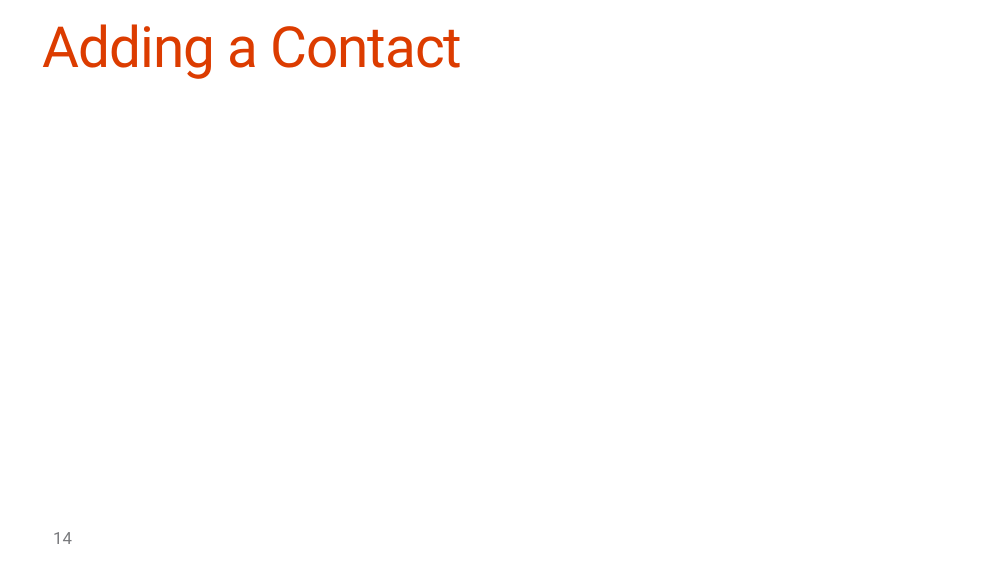
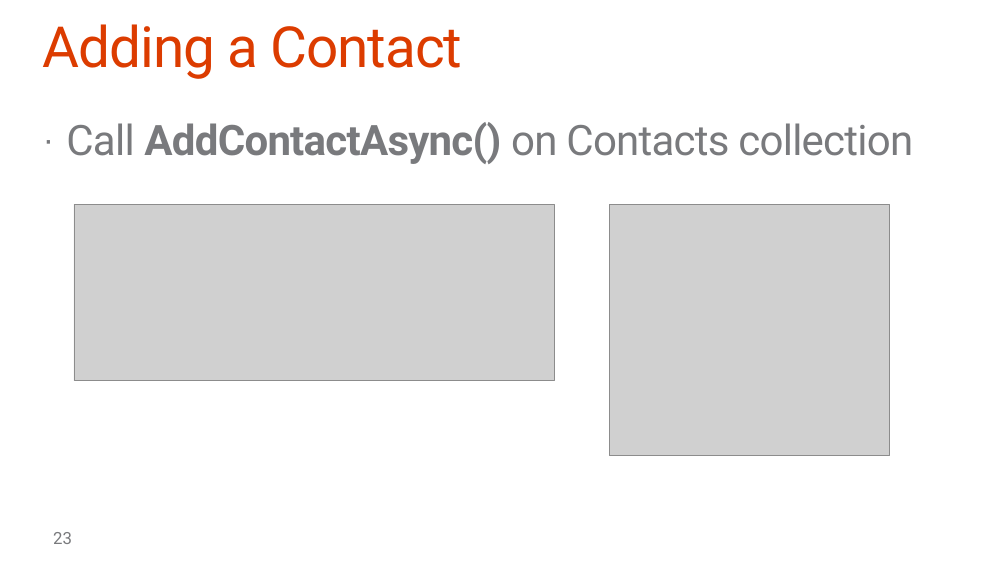
Before and after one commit to OfficeDev/TrainingContent, a slide deck: slide 23 of O3653-2 Deep Dive into Office 365 APIs for Calendar, Mail, and Contacts/O3653-2 Deep Dive into Office 365 APIs for Calendar, Mail, and Contacts.pptx (slide 14 before the commit). Drawn at 1008x567 pixels with LibreOffice and Linux fonts; fonts in the diff are those of the drawing; grey boxes stand for pictures; background and template pictures are left out. Boxes give left, top, right and bottom in pixels: in the first picture for what was removed or moved away, otherwise in the second. Text is boxed around its words. In the diff, an @@ line names an element or a change of style, - is before the commit and + after.

```diff
--- a/O3653-2 Deep Dive into Office 365 APIs for Calendar, Mail, and Contacts/O3653-2 Deep Dive into Office 365 APIs for Calendar, Mail, and Contacts.pptx
+++ b/O3653-2 Deep Dive into Office 365 APIs for Calendar, Mail, and Contacts/O3653-2 Deep Dive into Office 365 APIs for Calendar, Mail, and Contacts.pptx
@@ text added at <box>66,122,913,164</box>, 40 pt, text #797A7D @@
+· Call AddContactAsync() on Contacts collection
@@ picture added at <box>74,204,555,381</box> @@
@@ picture added at <box>609,204,890,456</box> @@
@@ page number at <box>53,532,72,544</box>: text changed @@
-14
+23
```
Also in this commit, not shown: 13 other slides changed, 14 slides added, 7 slides removed, 8 other files.
